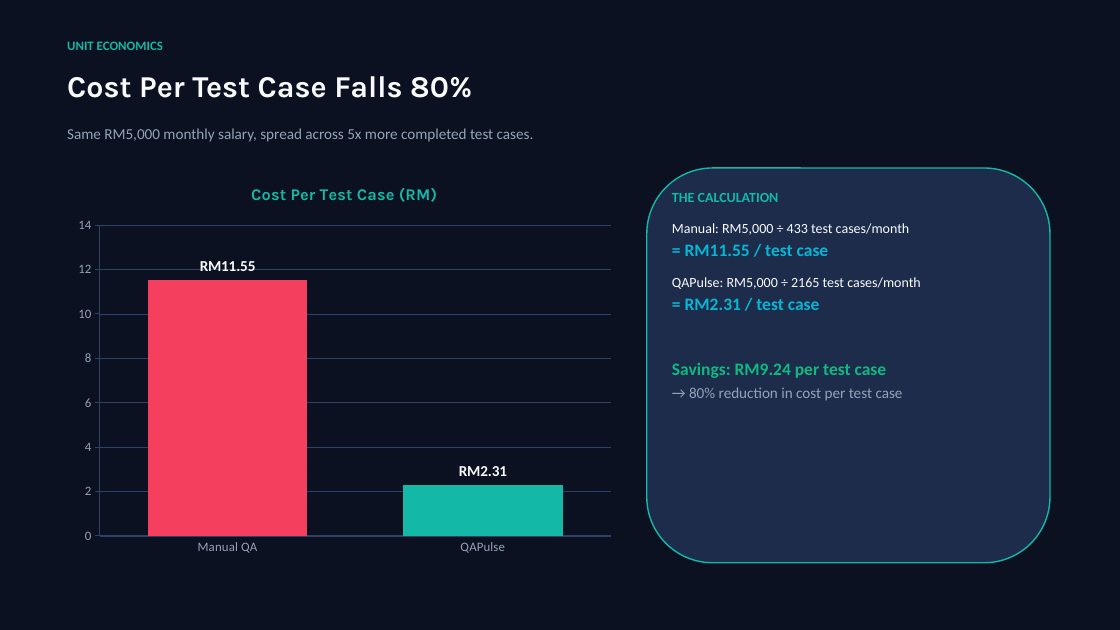
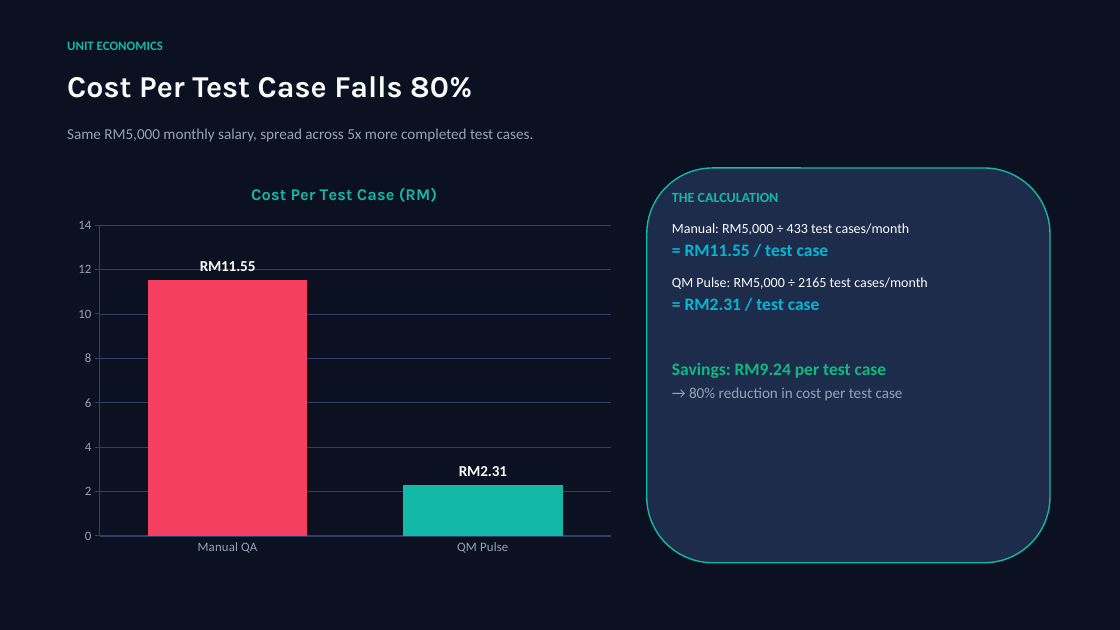
Before and after one commit to syamilsamat/QAPulse, a slide deck: slide 4 of QM_Pulse_ROI_Presentation.pptx. Drawn at 1120x630 pixels with LibreOffice and Linux fonts; fonts in the diff are those of the drawing. Boxes give left, top, right and bottom in pixels: in the first picture for what was removed or moved away, otherwise in the second. Text is boxed around its words. In the diff, an @@ line names an element or a change of style, - is before the commit and + after.

```diff
--- a/QM_Pulse_ROI_Presentation.pptx
+++ b/QM_Pulse_ROI_Presentation.pptx
@@ column chart at box(67, 168, 622, 563) @@
-categories: Manual QA, QAPulse
+categories: Manual QA, QM Pulse
@@ text at box(672, 277, 928, 289): text changed @@
-QAPulse: RM5,000 ÷ 2165 test cases/month
+QM Pulse: RM5,000 ÷ 2165 test cases/month
```
Also in this commit, not shown: 8 other slides changed, 7 other files.
